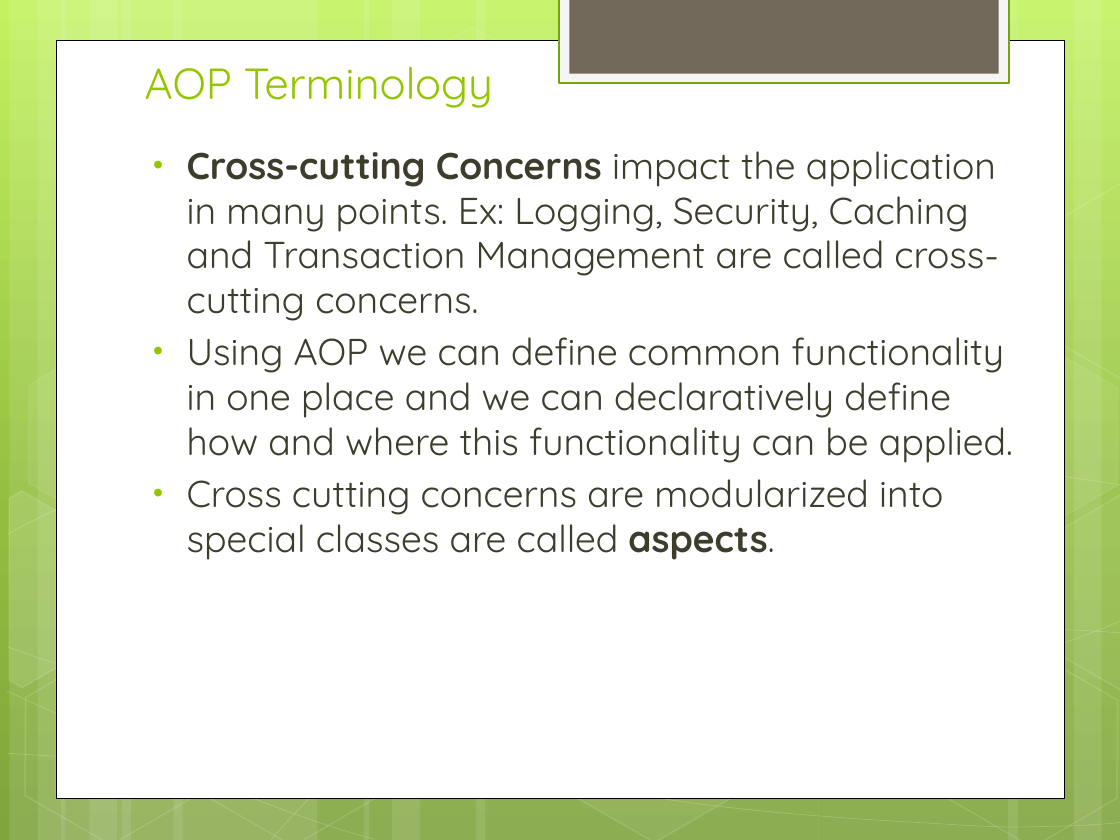
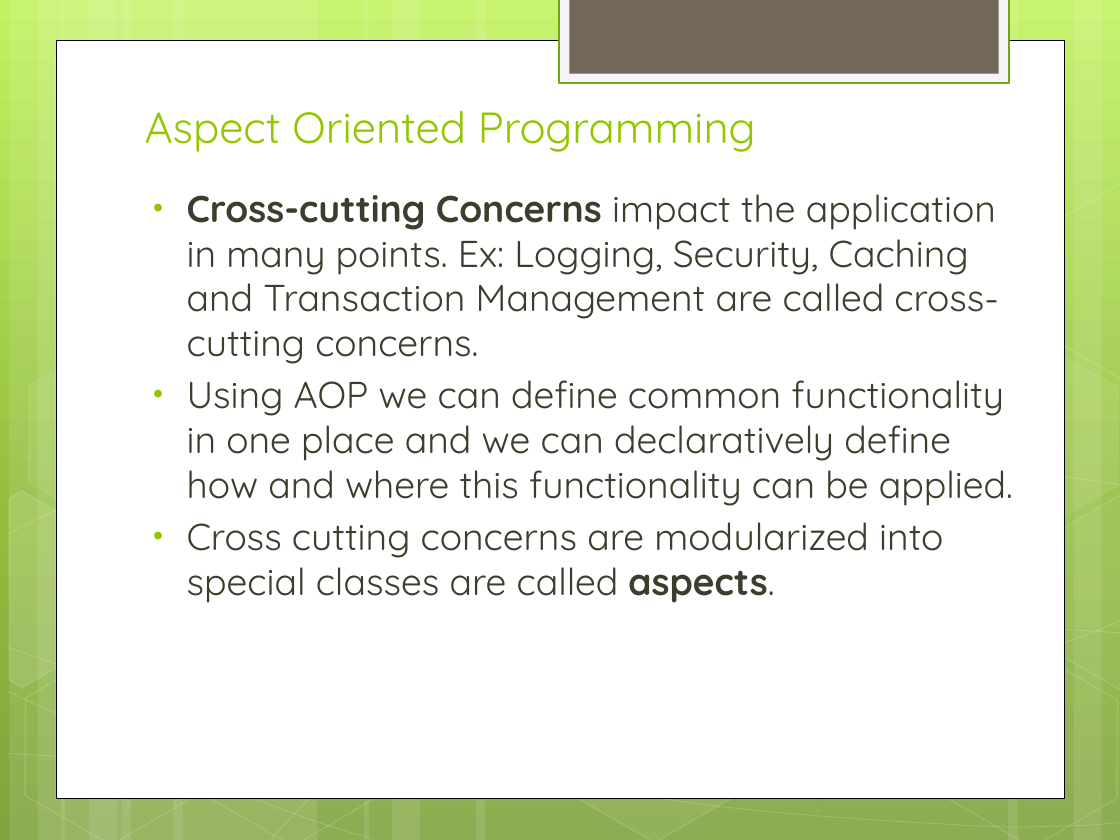
Before and after one commit to IPython-Learn/spring-java-training, a slide deck: slide 14 of SpringJavaTraining.pptx (slide 12 before the commit). Drawn at 1120x840 pixels with LibreOffice and Linux fonts; fonts in the diff are those of the drawing. Boxes give left, top, right and bottom in pixels: in the first picture for what was removed or moved away, otherwise in the second. Text is boxed around its words. In the diff, an @@ line names an element or a change of style, - is before the commit and + after.

```diff
--- a/SpringJavaTraining.pptx
+++ b/SpringJavaTraining.pptx
@@ title at bbox=[145, 110, 756, 152]: text changed @@
-AOP Terminology
+Aspect Oriented Programming
@@ text "Cross-cutting Concerns impact the application ...": place and size @@
-text "Cross-cutting Concerns impact the application ..." at bbox=[187, 151, 1013, 560]
+text "Cross-cutting Concerns impact the application ..." at bbox=[187, 194, 1013, 603]
```
Also in this commit, not shown: 7 other slides changed, 6 slides added, 8 slides removed, 23 other files.
